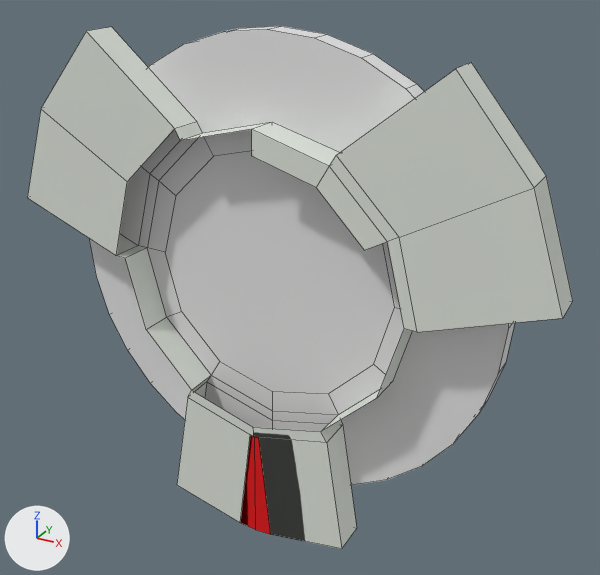
One commit to the FBX model Assets/Assets_FBX/Rouage_1.fbx: the scene before it, then after it.
Rendered twice from a 50 mm lens placed at (0.549, -0.935, 0.453), pointed at (0.033, 0.003, -0.016). The lights are fixed; the arrows at lower left show +X, +Y and +Z. Mesh edges are drawn as thin lines. Vertices at the same position are counted once.

Names of what the first picture shows: 'e1'.
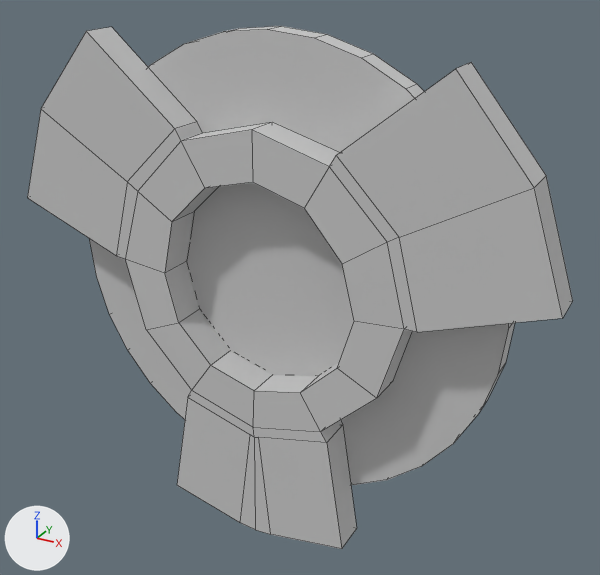
What the commit changed:
Material 'Material #9' (mat_material__9) is new.
Its base color is (0.588, 0.588, 0.588) (light grey #cacaca).
Its roughness is 0.859.
me_mesh is used by ob_e1; location (0.0, 0.0, 0.0); rotation (1.563, 3.142, 0.0), in degrees (90, 180, 0); scale (-0.333, -0.333, -0.0174).
me_mesh had 142 vertices, 96 faces and spanned x -1.2..1.21, y -1.22..1.0, z -3.92..1.0.
me_mesh now has 170 vertices, 120 faces and spans x -1.2..1.21, y -1.22..1.0, z -3.94..1.0.
Part 1, on me_mesh:
3 vertices are removed from x 0.01..0.49, y 0.27..0.56, z -3.92.
10 faces are deleted.
19 vertices are added at x -0.71..0.45, y -0.47..0.62, z -3.94..-0.85.
12 new vertices lie (0.0, 0.0, 3.07) away from vertices in x -0.44..0.45, y -0.47..0.4, z -3.94..-3.91.
34 new faces join them.
me_mesh part 2: 34 faces spanning x -1.0..1.0, y -1.0..1.0, z -1.0..1.0 switch from mat_material_005 (white #e7e7e7) to mat_material__9 (light grey #cacaca).
me_mesh part 3: 52 faces spanning x -1.2..1.21, y -1.22..0.97, z -3.92..-0.99 switch from mat_material_001 (white #e2e7de) to mat_material__9 (light grey #cacaca).
me_mesh part 4: 2 faces spanning x -0.11..0.06, y -1.22..-0.7, z -3.92 switch from mat_material_002 (red #e70008) to mat_material__9 (light grey #cacaca).

Boxes (x1, y1, x2, y2) around the edits, measured in the pictures (600 x 575 px):
part 1 of me_mesh, built on
    before: (27, 31, 387, 329)
    after: (27, 31, 404, 432)
part 2 of me_mesh, recoloured
    both: (89, 26, 515, 485)
part 3 of me_mesh, recoloured
    both: (87, 27, 573, 549)
part 4 of me_mesh, recoloured (red to grey)
    both: (240, 435, 271, 535)
